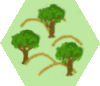
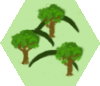
Two versions of the same layered image (100px x 86px). Layer-by-layer changes:
painted on "Vegetation" over [22, 34, 52, 66]
painted on "Hills" over [13, 15, 84, 77]
